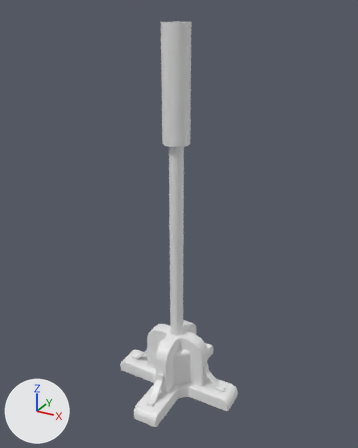
Before and after pictures for a commit that changed the FBX model Assets/Niels/HUD ASSETS/Props/Lamp Post.fbx.
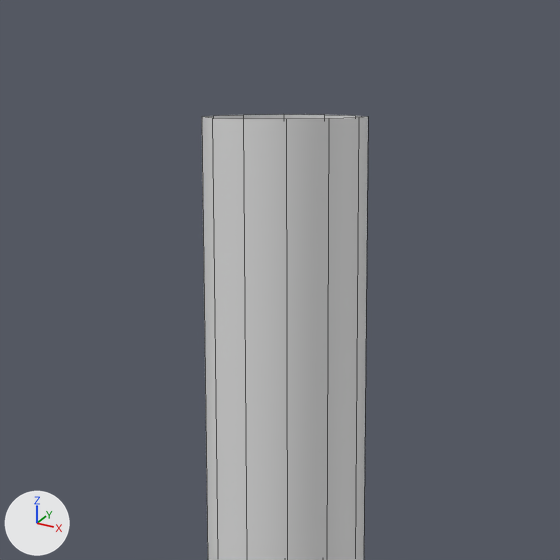
There are two pictures of each version: one whole from a camera (50 mm lens) standing at (1.572, -2.822, 2.837) and looking at (0.007, 0.023, 1.415), one close up on the part from 34% to 63% of the width and 0% to 23% of the height. The lights are fixed; the arrows at lower left show +X, +Y and +Z. The last two pictures show the newer version. The close-ups show mesh edges as thin lines. Where no turn or scale is listed for an object, it has been applied to the vertices.

The scene before the commit, as lines of its bpy script (objects in view):
```python
me_cube_009 = bpy.data.meshes.new('Cube.009')
me_cube_009.from_pydata(...)  # 617 vertices, 550 faces; spans x -0.5..0.5, y -0.5..0.5, z 0.0..2.75
ob_lamp_post = bpy.data.objects.new('Lamp Post', me_cube_009)
ob_lamp_post.location = (0.0, 0.0, 0.0)
```
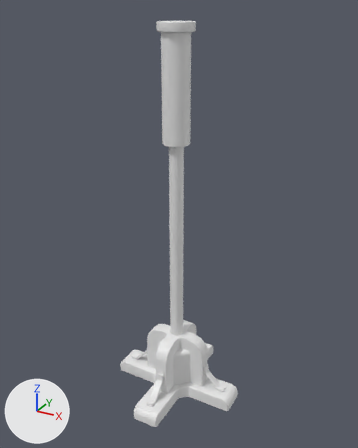
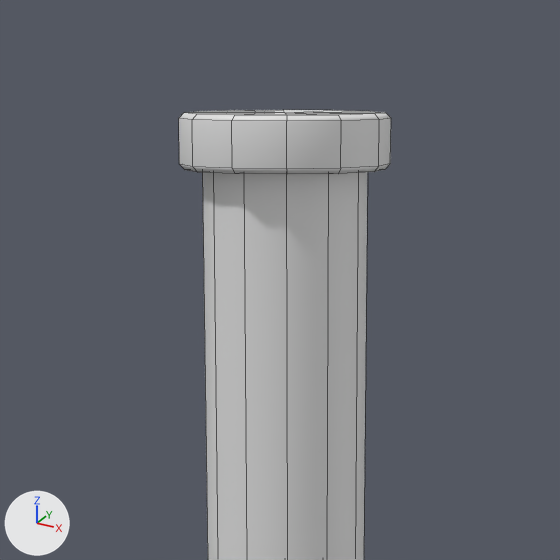
Patch to the scene script:
```diff
--- a/Assets/Niels/HUD ASSETS/Props/Lamp Post.fbx.py
+++ b/Assets/Niels/HUD ASSETS/Props/Lamp Post.fbx.py
@@ me_cube_009 @@
 # used by ob_lamp_post; location = (0.0, 0.0, 0.0)
-me_cube_009.from_pydata(...)  # 617 vertices, 550 faces; spans x -0.5..0.5, y -0.5..0.5, z 0.0..2.75
+me_cube_009.from_pydata(...)  # 667 vertices, 610 faces; spans x -0.5..0.5, y -0.5..0.5, z 0.0..2.75
+# me_cube_009 part 1: a new loose piece of 50 vertices spanning x -0.12..0.12, y -0.12..0.12, z 2.7..2.75
```

Location of each change, (x1, y1, x2, y2) in pixels of the close-ups (560 x 560 px):
'Lamp Post', reshaped
    before: (202, 114, 368, 560)
    after: (179, 110, 391, 560)
part 1 of me_cube_009, added
    after: (179, 110, 391, 174)
